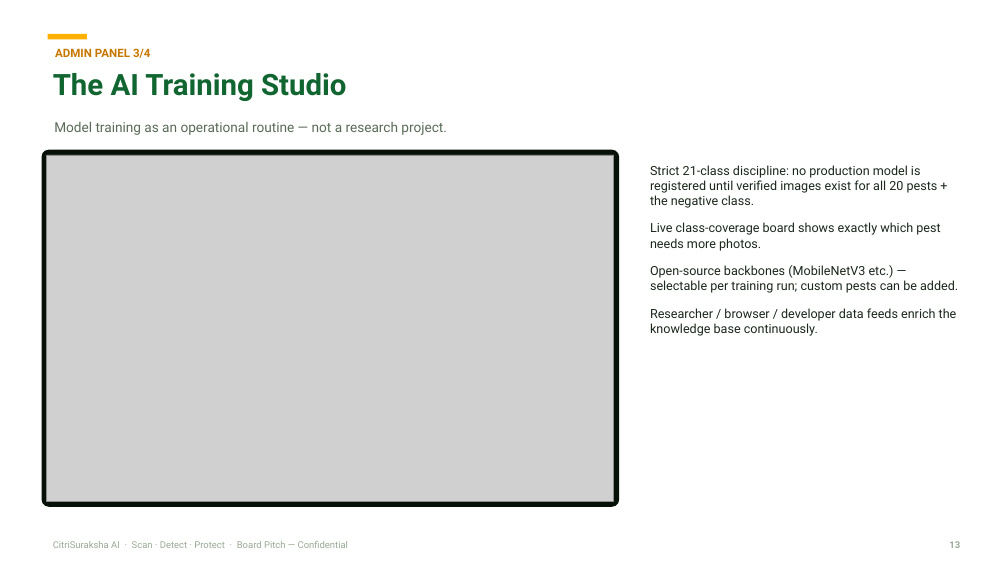
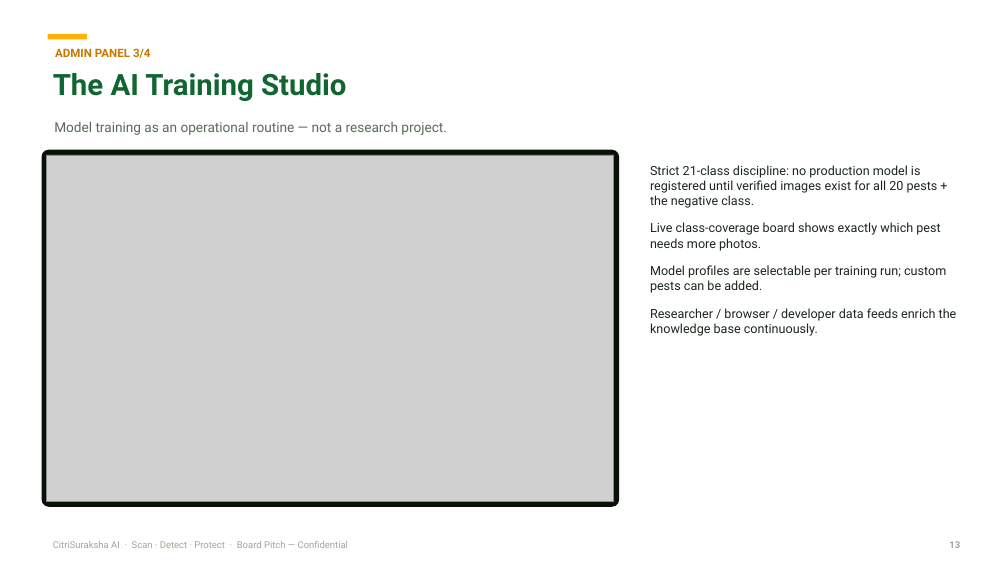
Before and after one commit to jagthapsaurabh/citrisurksha_ai, a slide deck: slide 13 of docs/pitch/CitriSuraksha_AI_Board_Pitch.pptx. Drawn at 1008x567 pixels with LibreOffice and Linux fonts; fonts in the diff are those of the drawing; grey boxes stand for pictures. Boxes give left, top, right and bottom in pixels: in the first picture for what was removed or moved away, otherwise in the second. Text is boxed around its words. In the diff, an @@ line names an element or a change of style, - is before the commit and + after.

Commit message:
Pilot pack + first drive run: scrubbed board deck (no model/API framing), neutral Train-AI screenshot, KVK deck + onboarding sheet + trilingual field cards, open-drive fetch/ingest/training scripts, honest experimental run report (dataset-drive-v1, CNN + bootstrap YOLO)

```diff
--- a/docs/pitch/CitriSuraksha_AI_Board_Pitch.pptx
+++ b/docs/pitch/CitriSuraksha_AI_Board_Pitch.pptx
@@ text at bbox=[650, 265, 946, 293]: text changed @@
-Open-source backbones (MobileNetV3 etc.) — selectable per training run; custom pests can be added.
+Model profiles are selectable per training run; custom pests can be added.
```
Also in this commit, not shown: 8 other slides changed, 41 other files.
